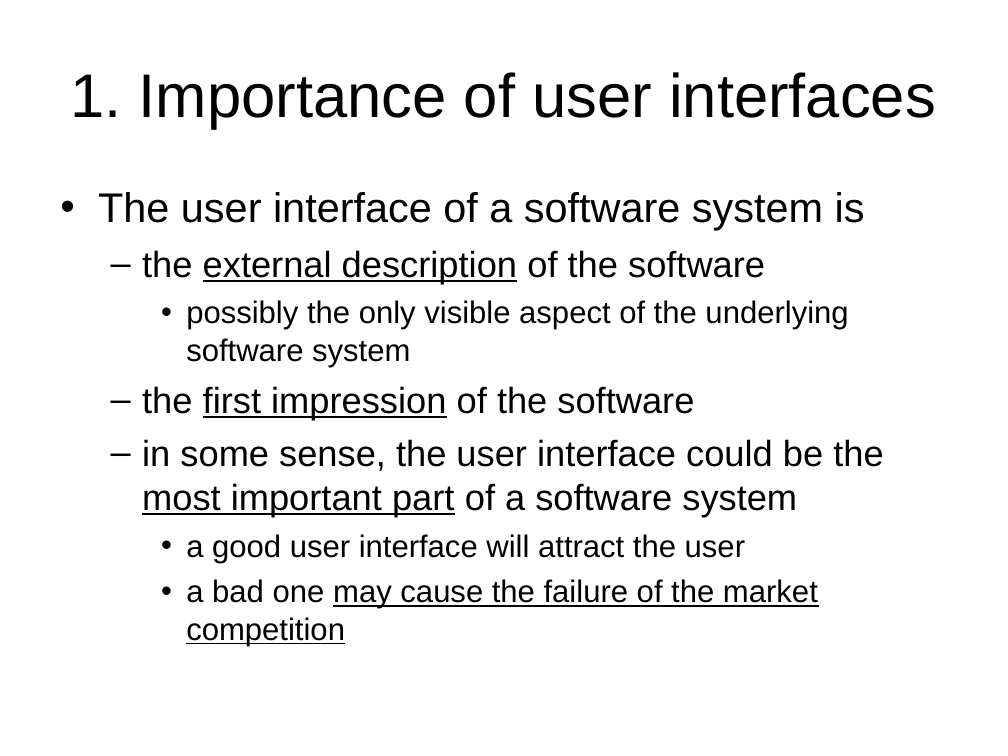
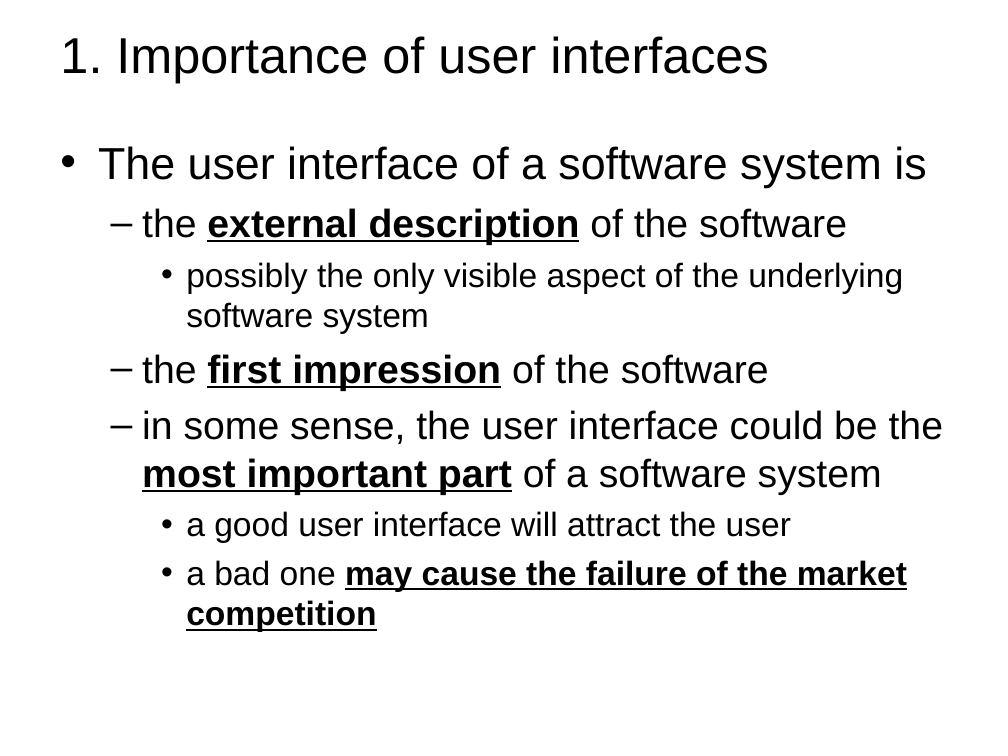
Before and after one commit to anh1901/SE1406_SWD391_Team7_PetCare_ProductDescription, a slide deck: slide 4 of Submission/SWD391_FPTSlide__ArchitectureOfUserInterface.ppt. Drawn at 1008x756 pixels with LibreOffice and Linux fonts; fonts in the diff are those of the drawing; background and template pictures are left out. Boxes give left, top, right and bottom in pixels: in the first picture for what was removed or moved away, otherwise in the second. Text is boxed around its words. In the diff, an @@ line names an element or a change of style, - is before the commit and + after.

```diff
--- a/Submission/SWD391_FPTSlide__ArchitectureOfUserInterface.ppt
+++ b/Submission/SWD391_FPTSlide__ArchitectureOfUserInterface.ppt
@@ title "1. Importance of user interfaces": place and size @@
-title "1. Importance of user interfaces" at (70, 72, 936, 129)
+title "1. Importance of user interfaces" at (60, 36, 768, 83)
@@ title "1. Importance of user interfaces" at (60, 36, 768, 83): size 44 to 36 pt; alignment centre to left @@
@@ text "The user interface of a ...": place and size @@
-text "The user interface of a ..." at (98, 192, 883, 646)
+text "The user interface of a ..." at (98, 146, 943, 632)
@@ text "The user interface of a ..." at (98, 146, 943, 632): size 29.6 to 32 pt in "The user interface of a software system ..."; size 25.9 to 28 pt in "the external description of the software", "the first impression of the software", "in some sense, the user interface could ..."; bold on in "external description", "first impression", "most important part", "may cause the failure of the market ..."; size 22.2 to 24 pt in "possibly the only visible aspect of the ...", "a good user interface will attract the ...", "a bad one may cause the failure ..." @@
```
Also in this commit, not shown: 38 other slides changed.
